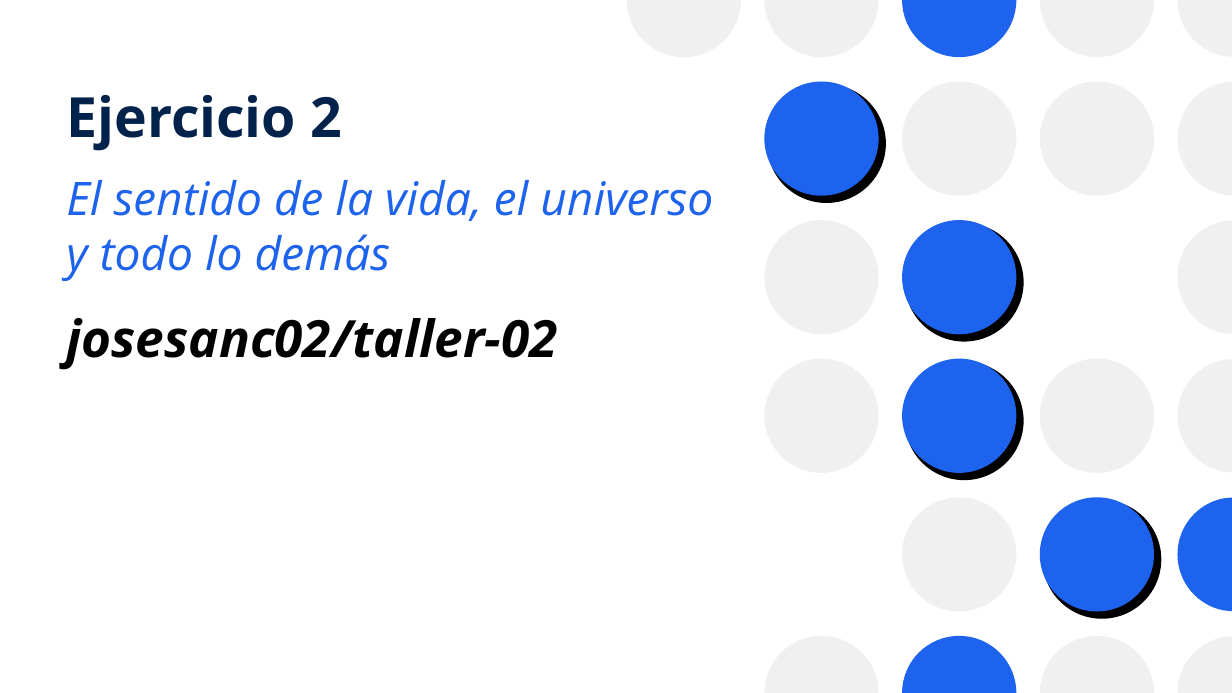
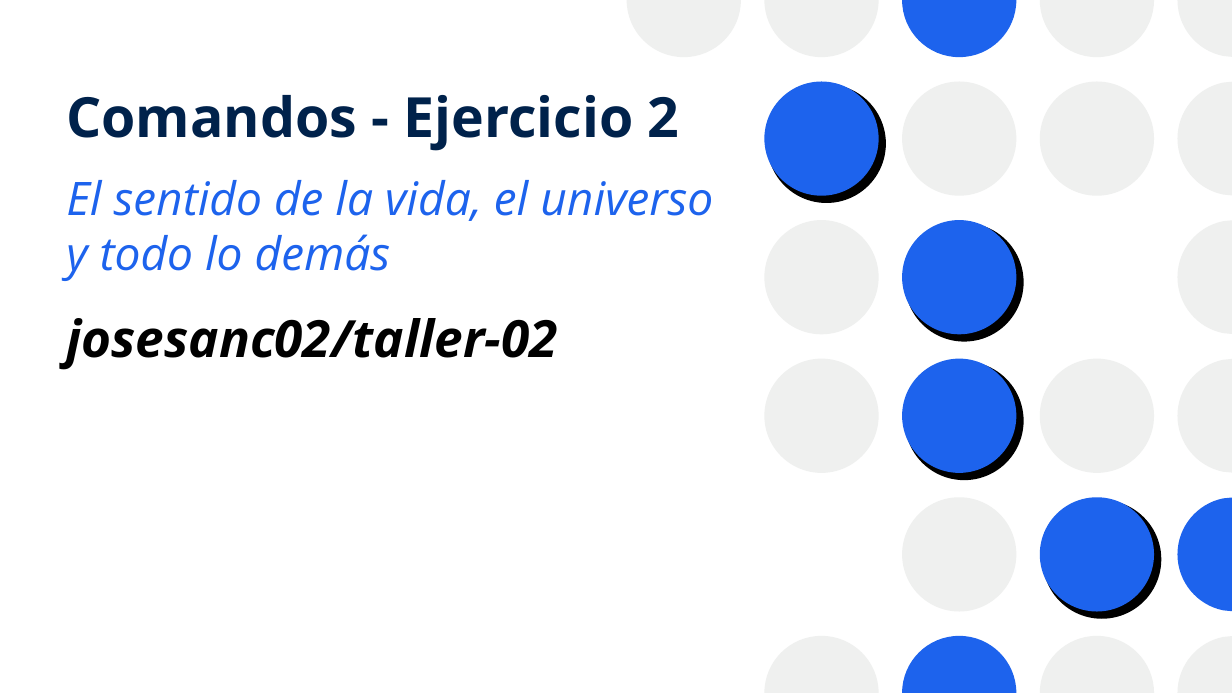
Before and after one commit to josanri/docker-workshop, a slide deck: slide 32 of Introducción a Docker.pptx. Drawn at 1232x693 pixels with LibreOffice and Linux fonts; fonts in the diff are those of the drawing. Boxes give left, top, right and bottom in pixels: in the first picture for what was removed or moved away, otherwise in the second. Text is boxed around its words. In the diff, an @@ line names an element or a change of style, - is before the commit and + after.

```diff
--- a/Introducción a Docker.pptx
+++ b/Introducción a Docker.pptx
@@ title at (66,95,680,151): text changed @@
-Ejercicio 2
+Comandos - Ejercicio 2
```
Also in this commit, not shown: 16 other slides changed, 2 slides added, 1 slide removed, 1 other file.
